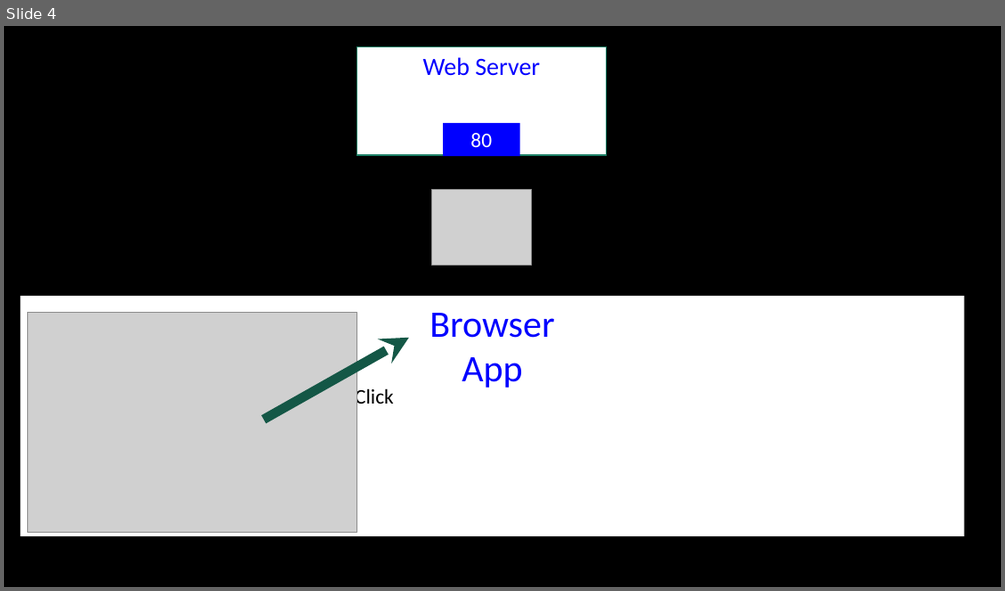
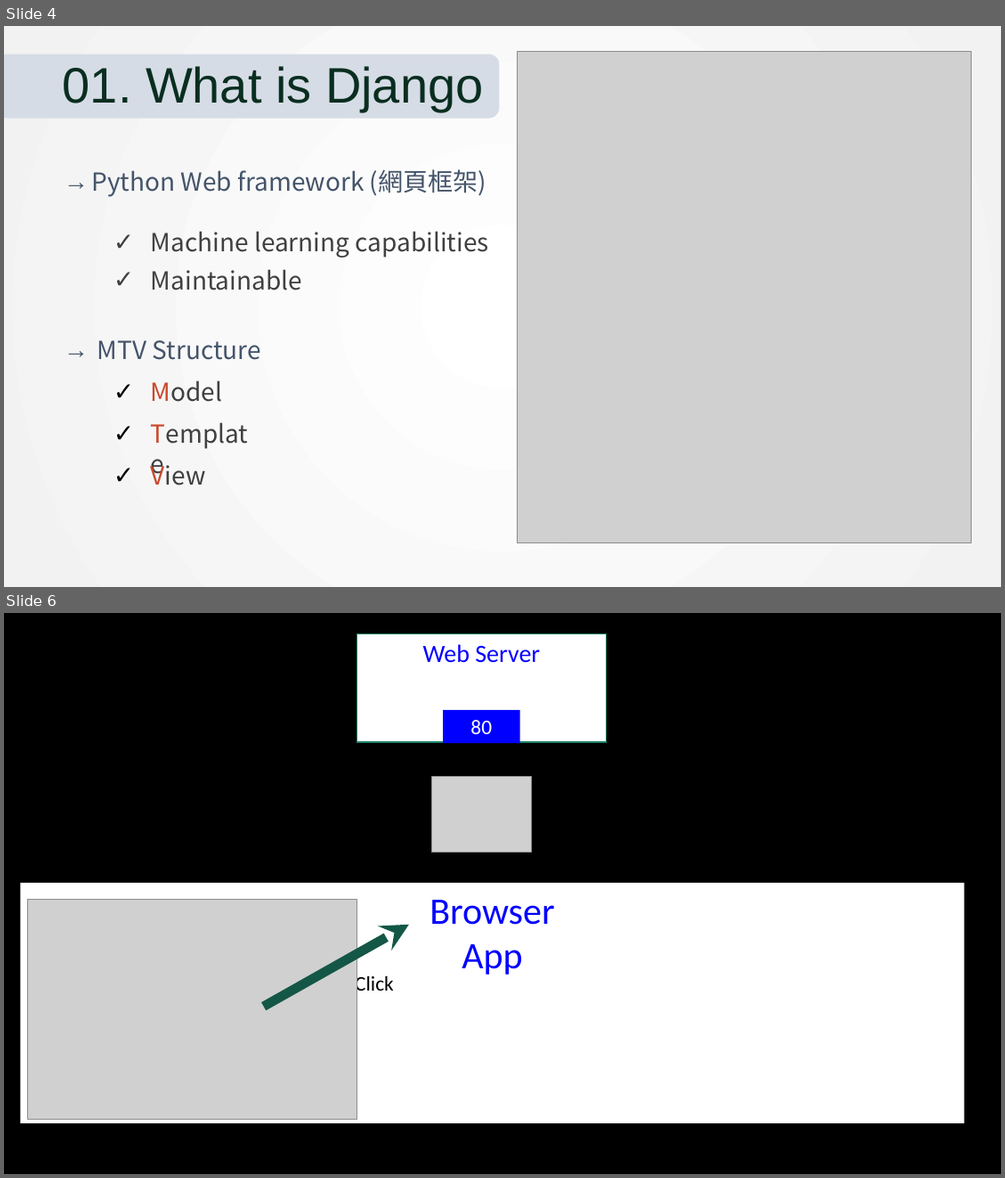
Before and after one commit to yao1222/bmi_app, a slide deck: Django.pptx. Shown one above the other, each under a label of ours: slide 4 before the commit, slides 4 and 6 after it; the slides between them are not shown. The pictures are 1005x591 and 1005x1178 pixels, drawn with LibreOffice and Linux fonts; fonts in the diff are those of the drawing; grey boxes stand for pictures. Boxes give left, top, right and bottom in pixels: in the first picture for what was removed or moved away, otherwise in the second. Text is boxed around its words. In the diff, an @@ line names an element or a change of style, - is before the commit and + after.

```diff
--- a/Django.pptx
+++ b/Django.pptx
@@ slide 4 added at bbox=[4, 26, 1001, 587], background gradient #FFFFFF to #F2F2F2 @@
@@ picture added at bbox=[517, 52, 971, 543] @@
@@ rounded rectangle added at bbox=[4, 54, 499, 119], fill #D6DCE5 @@
@@ text added at bbox=[63, 66, 483, 111], 48 pt, text #092E20 @@
+01. What is Django
@@ text added at bbox=[92, 169, 486, 197], 24 pt, text #44546A @@
+→ Python Web framework (網頁框架)
@@ text added at bbox=[151, 231, 489, 257], 24 pt, text #404040 @@
+✓ Machine learning capabilities
@@ text added at bbox=[151, 269, 302, 290], 24 pt, text #404040 @@
+✓ Maintainable
@@ text added at bbox=[97, 340, 261, 360], 24 pt, text #44546A @@
+→ MTV Structure
@@ text added at bbox=[151, 380, 223, 402], 24 pt, text #404040 @@
+✓ Model
@@ text added at bbox=[105, 415, 268, 452], 24 pt, text #404040 @@
+✓ Template
@@ text added at bbox=[151, 459, 206, 485], 24 pt, text #404040 @@
+✓ View
@@ what was slide 4 is now slide 6 @@
```
Also in this commit, not shown: 4 other slides added, 2 slides removed.
